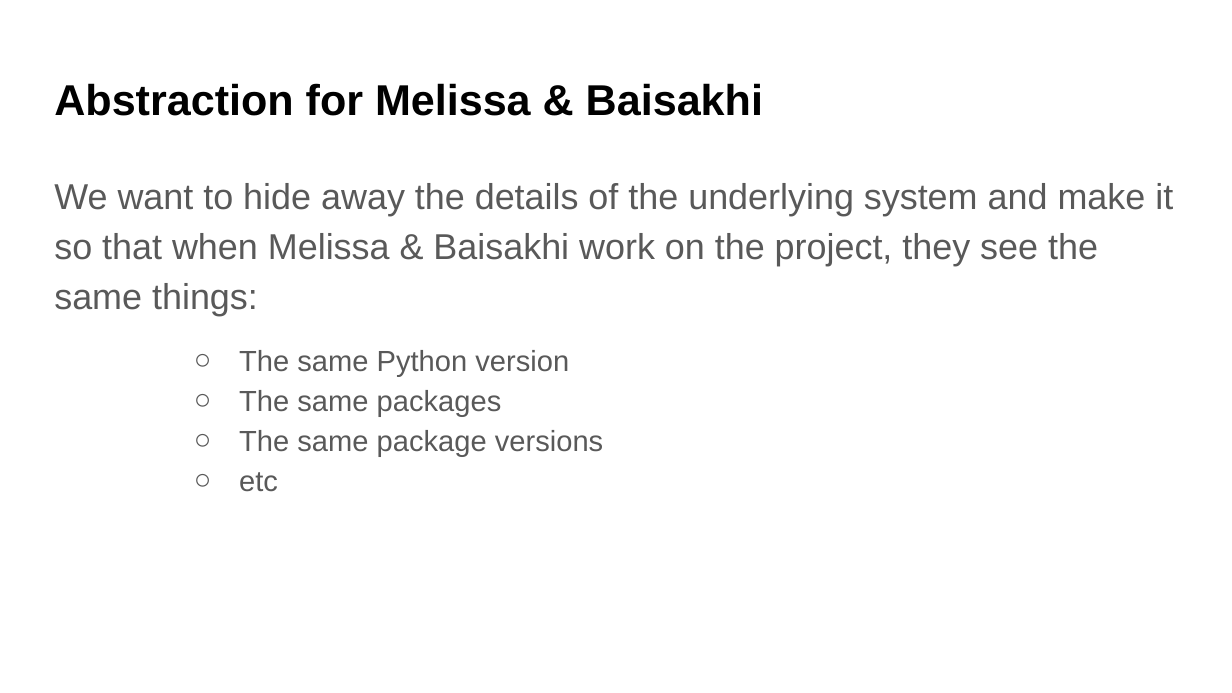
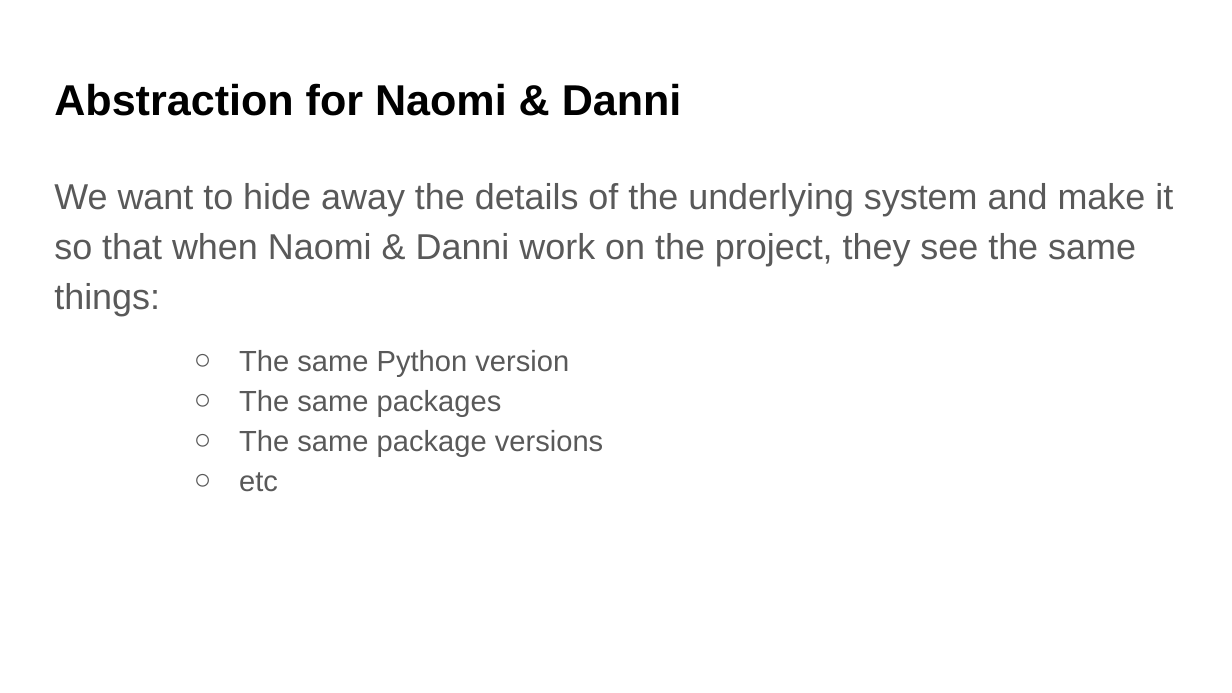
Before and after one commit to UWDATA515/lecture-materials, a slide deck: slide 5 of 07/DATA515_07_VirtualEnvironments.pptx (slide 6 before the commit). Drawn at 1232x693 pixels with LibreOffice and Linux fonts; fonts in the diff are those of the drawing; background and template pictures are left out. Boxes give left, top, right and bottom in pixels: in the first picture for what was removed or moved away, otherwise in the second. Text is boxed around its words. In the diff, an @@ line names an element or a change of style, - is before the commit and + after.

```diff
--- a/07/DATA515_07_VirtualEnvironments.pptx
+++ b/07/DATA515_07_VirtualEnvironments.pptx
@@ title at (54, 83, 682, 116): text changed @@
-Abstraction for Melissa & Baisakhi
+Abstraction for Naomi & Danni
@@ text at (54, 183, 1173, 316): text changed @@
-We want to hide away the details of the underlying system and make it so that when Melissa & Baisakhi work on the project, they see the same things:
+We want to hide away the details of the underlying system and make it so that when Naomi & Danni work on the project, they see the same things:
```
Also in this commit, not shown: 14 other slides changed, 1 slide added, 2 slides removed, 5 other files.
